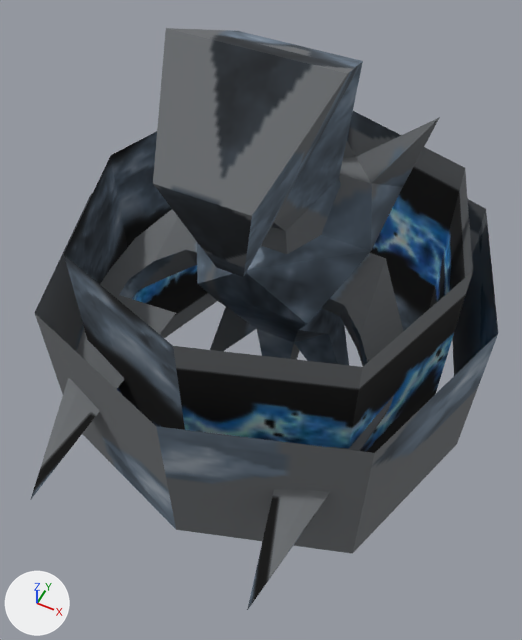
A saved change to the OBJ model src/main/resources/assets/elementalmobs/models/entity/zephyr.obj.
The view is the same before and after, from a camera (50 mm lens) standing at (0.718, -1.543, 2.7) and looking at (0.019, -0.145, 0.951). The lights are fixed; the arrows at lower left show +X, +Y and +Z. Where no turn or scale is listed for an object, it has been applied to the vertices.

In view in the first picture: 'ArmLeft', 'ArmRight', 'Body', 'Effect01', 'Effect02', 'Head'.
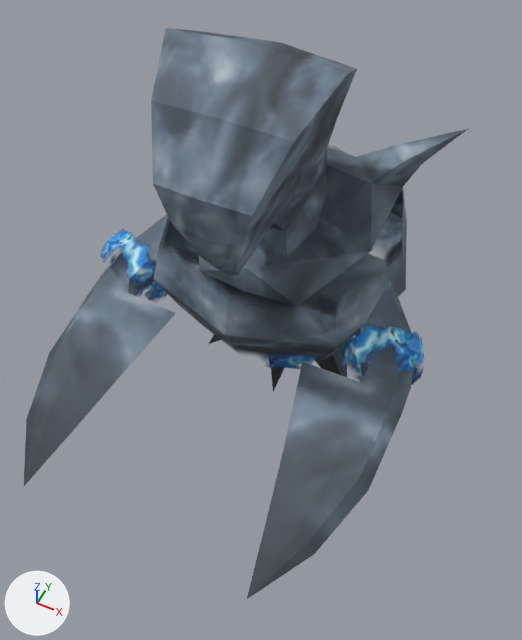
Location of each change, (x1, y1, x2, y2) in pixels of the pictures (522 x 640 px):
'Effect01', deleted
    before: (64, 111, 473, 453)
'Effect02', deleted
    before: (35, 193, 498, 554)
'Head', reshaped
    before: (153, 28, 363, 277)
    after: (151, 28, 357, 275)
'ArmLeft', reshaped (6% wider)
    before: (247, 253, 403, 610)
    after: (247, 253, 413, 599)
'Body', reshaped
    before: (197, 117, 440, 365)
    after: (199, 128, 469, 391)
'ArmRight', reshaped (6% shorter)
    before: (31, 209, 197, 499)
    after: (24, 214, 199, 486)
'EffectOuter', added
    after: (154, 149, 407, 360)
'ArmEffectLeft', added
    after: (341, 324, 424, 385)
'ArmEffectRight', added
    after: (100, 229, 167, 301)
'EffectInner', added
    after: (227, 297, 315, 369)

The change, as a diff of the scene's bpy script:
```diff
--- a/src/main/resources/assets/elementalmobs/models/entity/zephyr.obj.py
+++ b/src/main/resources/assets/elementalmobs/models/entity/zephyr.obj.py
@@ mat_zephyr @@
+mat_zephyr = bpy.data.materials.new('zephyr')
+# uses the picture img_zephyr_png
@@ me_armleft @@
-me_armleft.from_pydata(...)  # 22 vertices, 40 faces; spans x 0.1..0.512, y -0.919..0.111, z 0.726..1.201
-me_armleft.materials.append(mat_none)  # picture img_zephyr_png
+me_armleft.from_pydata(...)  # 44 vertices, 45 faces; spans x 0.1..0.548, y -0.919..0.105, z 0.807..1.203
+# me_armleft part 1
+# 11 vertices are removed from x 0.1..0.512, y -0.919..0.111, z 0.726..1.194
+# 40 faces are deleted
+# 3 vertices move from x 0.1..0.507, y -0.291..0.056, z 0.999..1.201 to x 0.1..0.507, y -0.271..-0.095, z 0.999..1.061
+# 33 vertices are added at x 0.1..0.548, y -0.919..0.105, z 0.807..1.203
+# 45 new faces join them
+me_armleft.materials.append(mat_zephyr)
@@ me_armright @@
-me_armright.from_pydata(...)  # 22 vertices, 40 faces; spans x -0.512..-0.1, y -0.919..0.111, z 0.726..1.201
-me_armright.materials.append(mat_none)  # picture img_zephyr_png
+me_armright.from_pydata(...)  # 44 vertices, 45 faces; spans x -0.548..-0.1, y -0.919..0.105, z 0.807..1.203
+# me_armright part 2
+# 11 vertices are removed from x -0.512..-0.1, y -0.919..0.111, z 0.726..1.194
+# 40 faces are deleted
+# 3 vertices move from x -0.507..-0.1, y -0.291..0.056, z 0.999..1.201 to x -0.507..-0.1, y -0.271..-0.095, z 0.999..1.061
+# 33 vertices are added at x -0.548..-0.1, y -0.919..0.105, z 0.807..1.203
+# 45 new faces join them
+me_armright.materials.append(mat_zephyr)
@@ me_body @@
-me_body.from_pydata(...)  # 32 vertices, 60 faces; spans x -0.39..0.39, y -0.22..0.3, z 0.1..1.66
-me_body.materials.append(mat_none)  # picture img_zephyr_png
+me_body.from_pydata(...)  # 96 vertices, 110 faces; spans x -0.44..0.44, y -0.22..0.38, z 0.37..1.49
+# me_body part 3
+# 16 vertices are removed from x -0.39..0.39, y -0.18..0.3, z 0.1..1.66
+# 59 faces are deleted
+# 2 vertices move from x -0.19..0.0, y -0.22..0.16, z 0.79..1.23 to x -0.17..0.0, y 0.06..0.16, z 0.77..1.23
+# 80 vertices are added at x -0.44..0.44, y -0.22..0.38, z 0.37..1.49
+# 109 new faces join them
+me_body.materials.append(mat_zephyr)
@@ me_head @@
-me_head.from_pydata(...)  # 18 vertices, 32 faces; spans x -0.234..0.234, y -0.417..0.15, z 1.13..1.874
-me_head.materials.append(mat_none)  # picture img_zephyr_png
+me_head.from_pydata(...)  # 62 vertices, 60 faces; spans x -0.234..0.234, y -0.427..0.17, z 1.129..1.89
+# me_head part 4
+# 8 vertices are removed from x -0.211..0.211, y -0.298..0.15, z 1.18..1.763
+# 32 faces are deleted
+# 52 vertices are added at x -0.207..0.207, y -0.427..0.17, z 1.129..1.89
+# 60 new faces join them
+me_head.materials.append(mat_zephyr)
@@ ob_effect01 @@
-ob_effect01 = bpy.data.objects.new('Effect01', me_effect01)
@@ ob_effect02 @@
-ob_effect02 = bpy.data.objects.new('Effect02', me_effect02)
@@ ob_effectouter @@
+ob_effectouter = bpy.data.objects.new('EffectOuter', me_effectouter)  # 24 vertices, 16 faces; spans x -0.416..0.416, y -0.346..0.486, z 0.89..1.25
+ob_effectouter.location = (0.0, 0.0, 0.0)
@@ ob_effectinner @@
+ob_effectinner = bpy.data.objects.new('EffectInner', me_effectinner)  # 24 vertices, 16 faces; spans x -0.27..0.27, y -0.201..0.339, z 0.65..1.15
+ob_effectinner.location = (0.0, 0.0, 0.0)
@@ ob_armeffectright @@
+ob_armeffectright = bpy.data.objects.new('ArmEffectRight', me_armeffectright)  # 24 vertices, 16 faces; spans x -0.567..-0.283, y -0.308..0.014, z 0.866..1.16
+ob_armeffectright.location = (0.0, 0.0, 0.0)
@@ ob_armeffectleft @@
+ob_armeffectleft = bpy.data.objects.new('ArmEffectLeft', me_armeffectleft)  # 24 vertices, 16 faces; spans x 0.283..0.567, y -0.308..0.014, z 0.866..1.16
+ob_armeffectleft.location = (0.0, 0.0, 0.0)
```
